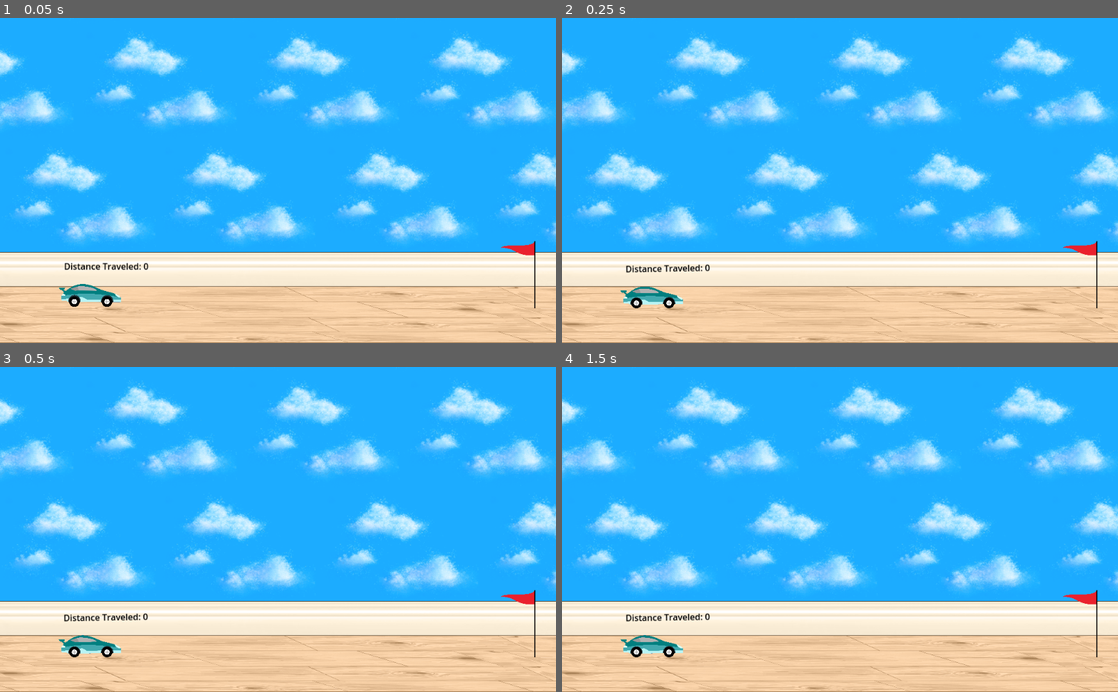
Above: before the commit, frames 1-4 (two rows, left to right).
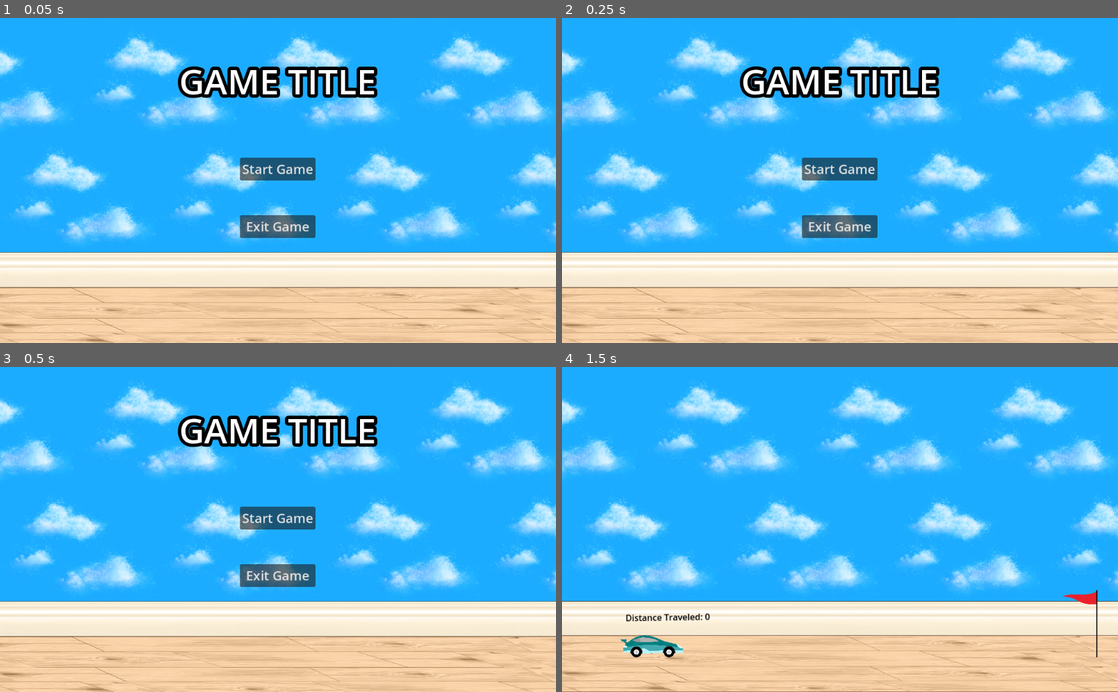
Above: after the commit, the same moments.

Repository: marquezp/car-game
Game: Godot game, scene res://UI/main_menu.tscn
Same seed, same stepped clock (60 frames per second), same inputs: the game is played once before the commit and once after it. Before the commit the project starts from res://Levels/level1.tscn.
Inputs (mouse positions are in pixels of both pictures, inside the frame that each line leads up to):
- Up to frame 1 (0.05 s): no input
- Up to frame 2 (0.25 s): no input
- Up to frame 3 (0.5 s): no input
- Up to frame 4 (1.5 s): click (840, 516) at 0.5 s, where only the run after the commit has a clickable "Start Game"; tap Enter at 1.25 s; drag from (650, 643) to (1095, 636) at 1.27 s

The runs differ from the first frame. In frame 1, 7.9% of the frame differs, in the area x 0-100%, y 4-100%; in frame 2, 7.9%; in frame 3, 7.9%; in frame 4, less than 0.1%.

Commit message:
added a main menu and a game manager autoload (globals are cool i guess?)

Diff:
--- a/Stage/carpet.tscn
+++ b/Environment/carpet.tscn
@@ -1,6 +1,6 @@
 [gd_scene load_steps=4 format=3 uid="uid://bun32233l0ftl"]
 
-[ext_resource type="Script" path="res://Stage/carpet.gd" id="1_fkrdo"]
+[ext_resource type="Script" path="res://Environment/carpet.gd" id="1_fkrdo"]
 [ext_resource type="Texture2D" uid="uid://c7ty1pvh53krt" path="res://Assets/gray-carpet-texture.jpg" id="2_csx45"]
 
 [sub_resource type="RectangleShape2D" id="RectangleShape2D_mwjmn"]
--- /dev/null
+++ b/Environment/flag.gd
@@ -0,0 +1,8 @@
+extends Area2D
+
+func _ready():
+	connect("body_entered", self._on_body_entered)
+
+func _on_body_entered(body):
+	if body.name == "Car":
+		GameData.on_level_complete()
--- a/Stage/flag.tscn
+++ b/Environment/flag.tscn
@@ -1,7 +1,7 @@
 [gd_scene load_steps=4 format=3 uid="uid://dqk6ncb0jc4y3"]
 
 [ext_resource type="Texture2D" uid="uid://celr5e12h6436" path="res://Assets/pngegg.png" id="1_0djre"]
-[ext_resource type="Script" path="res://Stage/flag.gd" id="1_8nebc"]
+[ext_resource type="Script" path="res://Environment/flag.gd" id="1_8nebc"]
 
 [sub_resource type="RectangleShape2D" id="RectangleShape2D_mwjmn"]
 size = Vector2(27, 72.5)
--- a/Levels/level1.tscn
+++ b/Levels/level1.tscn
@@ -2,7 +2,7 @@
 
 [ext_resource type="PackedScene" uid="uid://cusdvax13dgwc" path="res://Levels/level_template.tscn" id="1_jdhaj"]
 [ext_resource type="PackedScene" uid="uid://cv70fssniyws5" path="res://Car/car.tscn" id="2_8ia72"]
-[ext_resource type="PackedScene" uid="uid://dqk6ncb0jc4y3" path="res://Stage/flag.tscn" id="3_31cmc"]
+[ext_resource type="PackedScene" uid="uid://dqk6ncb0jc4y3" path="res://Environment/flag.tscn" id="3_31cmc"]
 
 [node name="Level1" type="Node2D"]
 
--- a/Levels/level2.tscn
+++ b/Levels/level2.tscn
@@ -2,8 +2,8 @@
 
 [ext_resource type="PackedScene" uid="uid://cusdvax13dgwc" path="res://Levels/level_template.tscn" id="1_2dr54"]
 [ext_resource type="PackedScene" uid="uid://cv70fssniyws5" path="res://Car/car.tscn" id="2_ocbo8"]
-[ext_resource type="PackedScene" uid="uid://dqk6ncb0jc4y3" path="res://Stage/flag.tscn" id="3_682ff"]
-[ext_resource type="PackedScene" uid="uid://bun32233l0ftl" path="res://Stage/carpet.tscn" id="4_xxqeh"]
+[ext_resource type="PackedScene" uid="uid://dqk6ncb0jc4y3" path="res://Environment/flag.tscn" id="3_682ff"]
+[ext_resource type="PackedScene" uid="uid://bun32233l0ftl" path="res://Environment/carpet.tscn" id="4_xxqeh"]
 
 [node name="Level2" type="Node2D"]
 
--- a/Levels/level3.tscn
+++ b/Levels/level3.tscn
@@ -1,7 +1,7 @@
 [gd_scene load_steps=20 format=3 uid="uid://eybshl5aijmx"]
 
 [ext_resource type="PackedScene" uid="uid://cusdvax13dgwc" path="res://Levels/level_template.tscn" id="1_dompn"]
-[ext_resource type="PackedScene" uid="uid://dqk6ncb0jc4y3" path="res://Stage/flag.tscn" id="2_vow2u"]
+[ext_resource type="PackedScene" uid="uid://dqk6ncb0jc4y3" path="res://Environment/flag.tscn" id="2_vow2u"]
 [ext_resource type="PackedScene" uid="uid://cv70fssniyws5" path="res://Car/car.tscn" id="3_4cr4c"]
 [ext_resource type="Script" path="res://addons/rmsmartshape/shapes/shape.gd" id="4_0qehq"]
 [ext_resource type="Script" path="res://addons/rmsmartshape/vertex_properties.gd" id="5_fp7ys"]
@@ -130,4 +130,4 @@
 
 [node name="CollisionPolygon2D" type="CollisionPolygon2D" parent="StaticBody2D2"]
 modulate = Color(1, 1, 1, 0.3)
-polygon = PackedVector2Array(-97.38, 35.3445, 48.0078, -58.1925, 45.6293, 33.3765, -97.38, 35.3445)
+polygon = PackedVector2Array(-97.3799, 35.3445, 48.0078, -58.1924, 45.6293, 33.3765, -97.3799, 35.3445)
--- /dev/null
+++ b/UI/main_menu.gd
@@ -0,0 +1,18 @@
+class_name MainMenu
+extends Control
+
+@onready var start_button: Button = $MarginContainer/HBoxContainer/VBoxContainer/StartButton
+@onready var exit_button: Button = $MarginContainer/HBoxContainer/VBoxContainer/ExitButton
+
+@onready var start_level_scene: PackedScene = preload("res://Levels/level1.tscn")
+
+
+func _ready():
+	start_button.button_down.connect(on_start_pressed)
+	exit_button.button_down.connect(on_exit_pressed)
+
+func on_start_pressed():
+	get_tree().change_scene_to_packed(start_level_scene)
+
+func on_exit_pressed():
+	get_tree().quit()
--- /dev/null
+++ b/UI/main_menu.tscn
@@ -0,0 +1,103 @@
+[gd_scene load_steps=6 format=3 uid="uid://b5mxcamdvpfl3"]
+
+[ext_resource type="Script" path="res://UI/main_menu.gd" id="1_32lnu"]
+[ext_resource type="Texture2D" uid="uid://bdto13wmljyvy" path="res://Assets/background.png" id="1_dbx3c"]
+[ext_resource type="Texture2D" uid="uid://q5plg1t14t7w" path="res://Assets/floor.png" id="2_1fuk6"]
+
+[sub_resource type="SystemFont" id="SystemFont_f1fcp"]
+font_names = PackedStringArray("Impact")
+
+[sub_resource type="SystemFont" id="SystemFont_74axf"]
+font_names = PackedStringArray("Impact")
+
+[node name="MainMenu" type="Control"]
+layout_mode = 3
+anchors_preset = 15
+anchor_right = 1.0
+anchor_bottom = 1.0
+grow_horizontal = 2
+grow_vertical = 2
+script = ExtResource("1_32lnu")
+
+[node name="Wall" type="TextureRect" parent="."]
+layout_mode = 1
+anchors_preset = 8
+anchor_left = 0.5
+anchor_top = 0.5
+anchor_right = 0.5
+anchor_bottom = 0.5
+offset_left = -512.0
+offset_top = -300.0
+offset_right = 2996.0
+offset_bottom = 2180.0
+grow_horizontal = 2
+grow_vertical = 2
+scale = Vector2(0.293, 0.293)
+texture = ExtResource("1_dbx3c")
+
+[node name="Floor" type="TextureRect" parent="."]
+layout_mode = 0
+offset_left = -1.0
+offset_top = -223.0
+offset_right = 3507.0
+offset_bottom = 2257.0
+scale = Vector2(0.293, 0.42)
+texture = ExtResource("2_1fuk6")
+
+[node name="MarginContainer" type="MarginContainer" parent="."]
+layout_mode = 1
+anchors_preset = 15
+anchor_right = 1.0
+anchor_bottom = 1.0
+grow_horizontal = 2
+grow_vertical = 2
+theme_override_constants/margin_left = 12
+theme_override_constants/margin_top = 12
+theme_override_constants/margin_right = 12
+theme_override_constants/margin_bottom = 12
+
+[node name="VBoxContainer" type="VBoxContainer" parent="MarginContainer"]
+layout_mode = 2
+theme_override_constants/separation = 60
+
+[node name="Separator" type="Control" parent="MarginContainer/VBoxContainer"]
+layout_mode = 2
+
+[node name="GameTitle" type="Label" parent="MarginContainer/VBoxContainer"]
+layout_mode = 2
+theme_override_colors/font_outline_color = Color(0, 0, 0, 1)
+theme_override_constants/outline_size = 24
+theme_override_fonts/font = SubResource("SystemFont_f1fcp")
+theme_override_font_sizes/font_size = 64
+text = "GAME TITLE
+"
+horizontal_alignment = 1
+vertical_alignment = 1
+
+[node name="HBoxContainer" type="HBoxContainer" parent="MarginContainer"]
+layout_mode = 2
+alignment = 1
+
+[node name="VBoxContainer" type="VBoxContainer" parent="MarginContainer/HBoxContainer"]
+layout_mode = 2
+theme_override_constants/separation = 64
+alignment = 1
+
+[node name="Separator" type="Control" parent="MarginContainer/HBoxContainer/VBoxContainer"]
+layout_mode = 2
+
+[node name="StartButton" type="Button" parent="MarginContainer/HBoxContainer/VBoxContainer"]
+custom_minimum_size = Vector2(120, 32)
+layout_mode = 2
+theme_override_fonts/font = SubResource("SystemFont_74axf")
+theme_override_font_sizes/font_size = 24
+text = "Start Game
+"
+
+[node name="ExitButton" type="Button" parent="MarginContainer/HBoxContainer/VBoxContainer"]
+custom_minimum_size = Vector2(120, 32)
+layout_mode = 2
+theme_override_fonts/font = SubResource("SystemFont_74axf")
+theme_override_font_sizes/font_size = 24
+text = "Exit Game
+"
--- a/Stage/flag.gd
+++ b/game_data.gd
@@ -1,17 +1,13 @@
-extends Area2D
+extends Node
 
 const FILE_BEGIN = "res://Levels/level"
 @export var max_level: int = 3
 
-func _ready():
-	connect("body_entered", self._on_body_entered)
-
-func _on_body_entered(body):
-	# script that handles end of stage
+func on_level_complete() -> void:
 	var current_scene_file = get_tree().current_scene.scene_file_path
 	var next_level_number = current_scene_file.to_int() + 1
 
-	if next_level_number <= max_level and body.name == "Car":
+	if next_level_number <= max_level:
 		var next_level_path = FILE_BEGIN + str(next_level_number) + ".tscn"
 		call_deferred("change_level", next_level_path) # lets physics objects finish their process
 	else:
--- /dev/null
+++ b/game_data.tscn
@@ -0,0 +1,6 @@
+[gd_scene load_steps=2 format=3 uid="uid://co3hj6u6jo7j6"]
+
+[ext_resource type="Script" path="res://game_data.gd" id="1_d2l88"]
+
+[node name="GameData" type="Node"]
+script = ExtResource("1_d2l88")
--- a/project.godot
+++ b/project.godot
@@ -11,8 +11,12 @@
 [application]
 
 config/name="car-game"
-run/main_scene="res://Levels/level1.tscn"
+run/main_scene="res://UI/main_menu.tscn"
 config/features=PackedStringArray("4.3", "Mobile")
+
+[autoload]
+
+GameData="*res://game_data.tscn"
 
 [display]
 
Renamed: Stage/carpet.gd -> Environment/carpet.gd
Not shown: 5 places in Levels/level3.tscn that only renumber resources
Not shown, added: UI/maiAC8D.tmp
